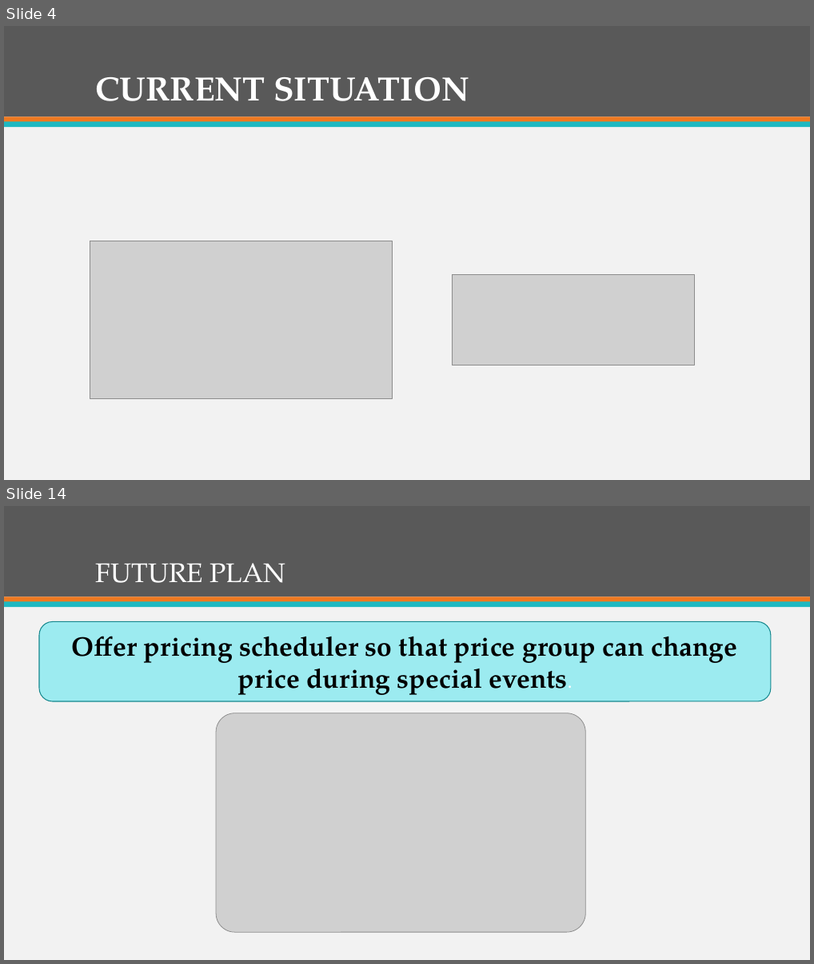
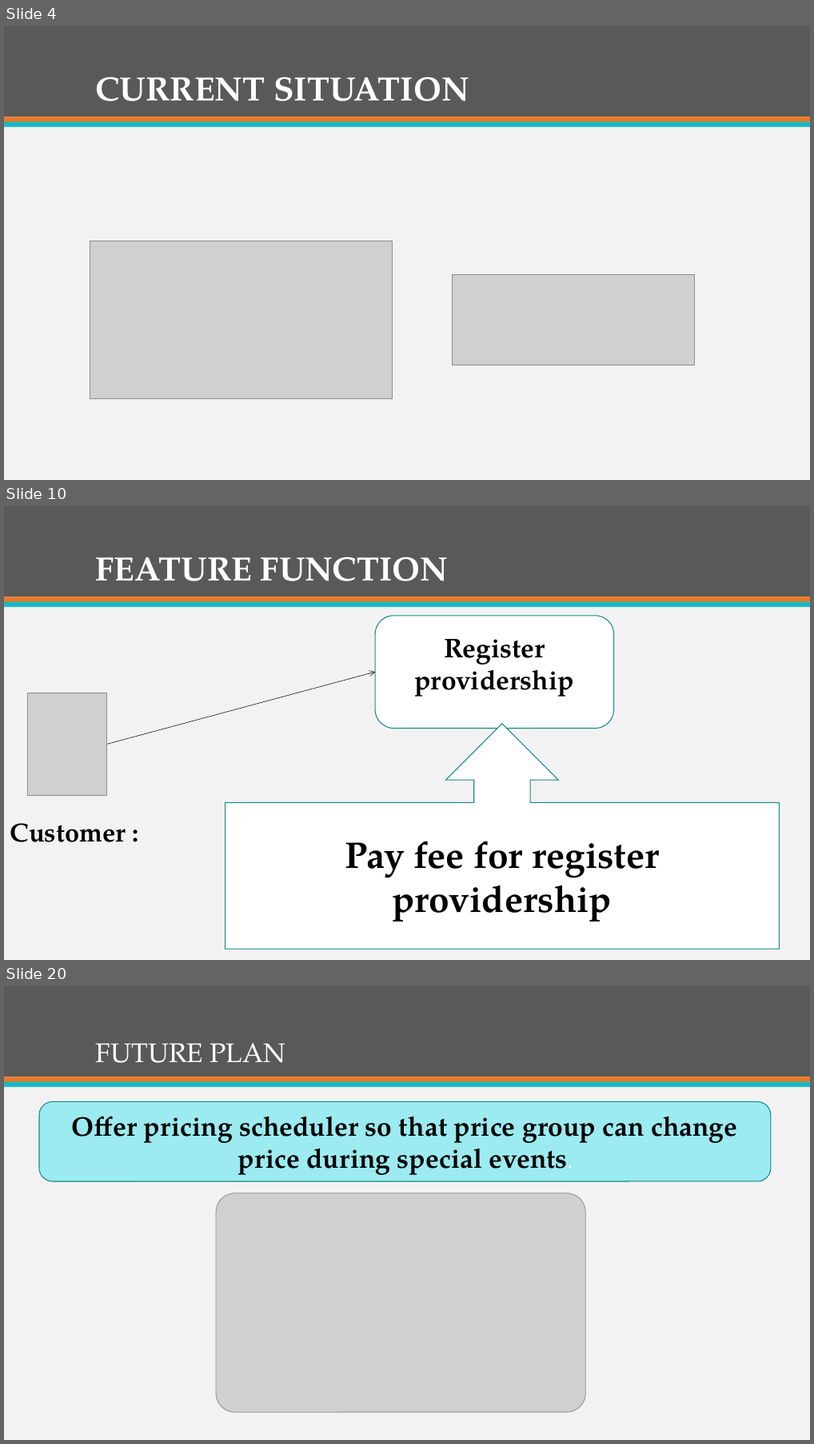
Before and after one commit to firzgard/CarRentalPortal, a slide deck: slide/CAR RENTAL PORTAL-tam.pptx. Shown one above the other, each under a label of ours: slides 4 and 14 before the commit, slides 4, 10 and 20 after it; the slides between them are not shown. The pictures are 814x964 and 814x1444 pixels, drawn with LibreOffice and Linux fonts; fonts in the diff are those of the drawing; grey boxes stand for pictures. Boxes give left, top, right and bottom in pixels: in the first picture for what was removed or moved away, otherwise in the second. Text is boxed around its words. In the diff, an @@ line names an element or a change of style, - is before the commit and + after.

```diff
--- a/slide/CAR RENTAL PORTAL-tam.pptx
+++ b/slide/CAR RENTAL PORTAL-tam.pptx
@@ slide 10 added at (4,506,810,960), background #F2F2F2; not listed: 3 template elements that a slide beside it also shows @@
@@ title added at (96,557,449,581), 40 pt, text #FFFFFF, bold @@
+FEATURE FUNCTION
@@ rounded rectangle added at (375,616,614,728), fill #FFFFFF, outline #16888F 1 pt, 32 pt, text #000000, bold @@
+Register providership
@@ arrow added from (107, 744) to (375, 672), #000000 0.5 pt @@
@@ picture added at (27,693,107,795) @@
@@ up arrow callout added at (226,723,779,948), fill #FFFFFF, outline #16888F 1 pt, 44 pt, text #000000, bold @@
+Pay fee for register providership
@@ text added at (10,823,126,842), 31 pt, text #000000, bold @@
+Customer :
@@ what was slide 14 is now slide 20 @@
```
Also in this commit, not shown: 8 slides changed, 6 other slides added, 1 slide removed.
